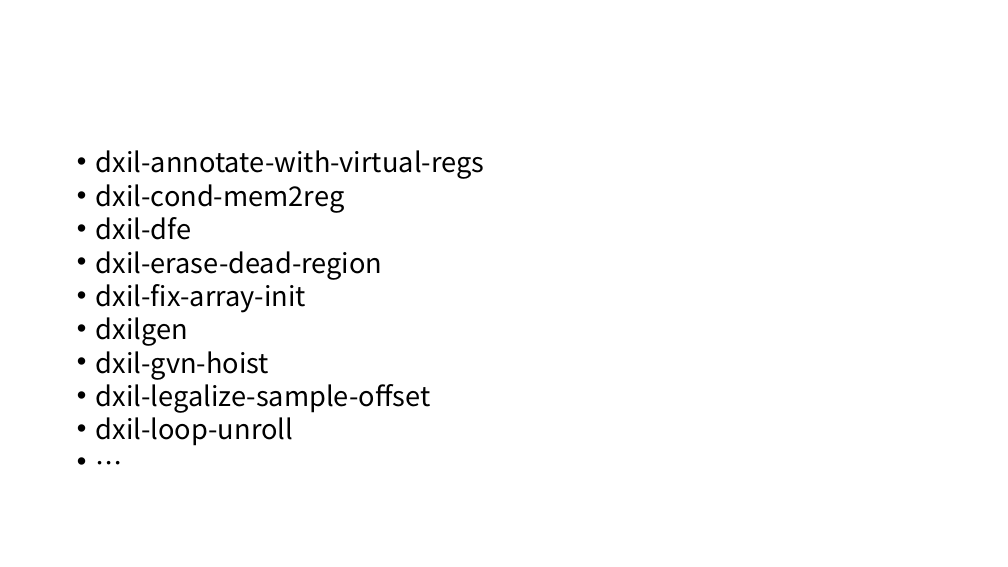
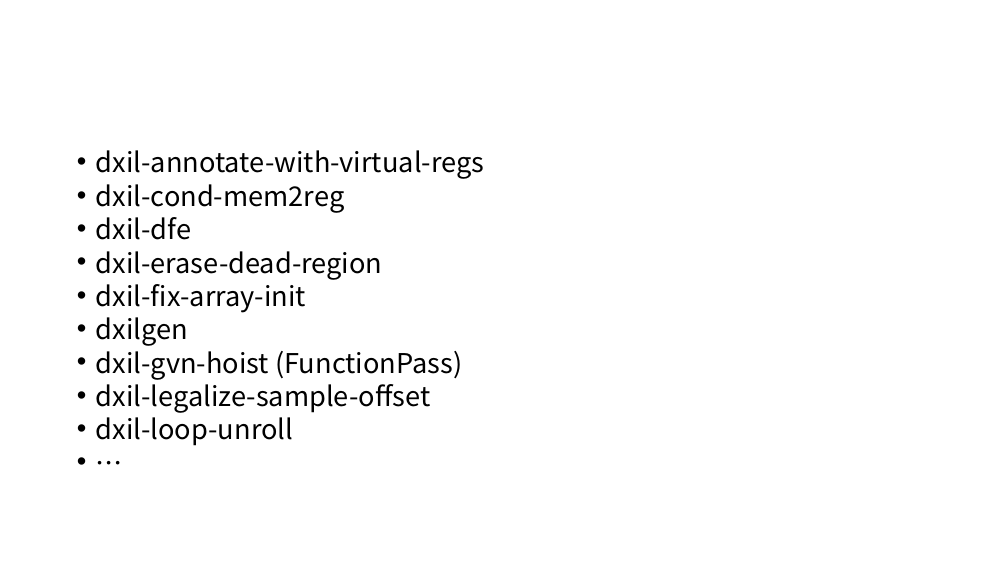
Before and after one commit to xiazhiqian/DXCompiler-Analysis, a slide deck: slide 5 of DirectXShaderCompiler.pptx. Drawn at 1008x567 pixels with LibreOffice and Linux fonts; fonts in the diff are those of the drawing. Boxes give left, top, right and bottom in pixels: in the first picture for what was removed or moved away, otherwise in the second. Text is boxed around its words. In the diff, an @@ line names an element or a change of style, - is before the commit and + after.

Commit message:
add hlsl-dxil-remove-discards && dxil-gvn-hoist

```diff
--- a/DirectXShaderCompiler.pptx
+++ b/DirectXShaderCompiler.pptx
@@ text at <box>96,345,462,380</box>: text changed @@
-• dxil-gvn-hoist
+• dxil-gvn-hoist (FunctionPass)
```
Also in this commit, not shown: 5 other slides changed, 4 slides added.
